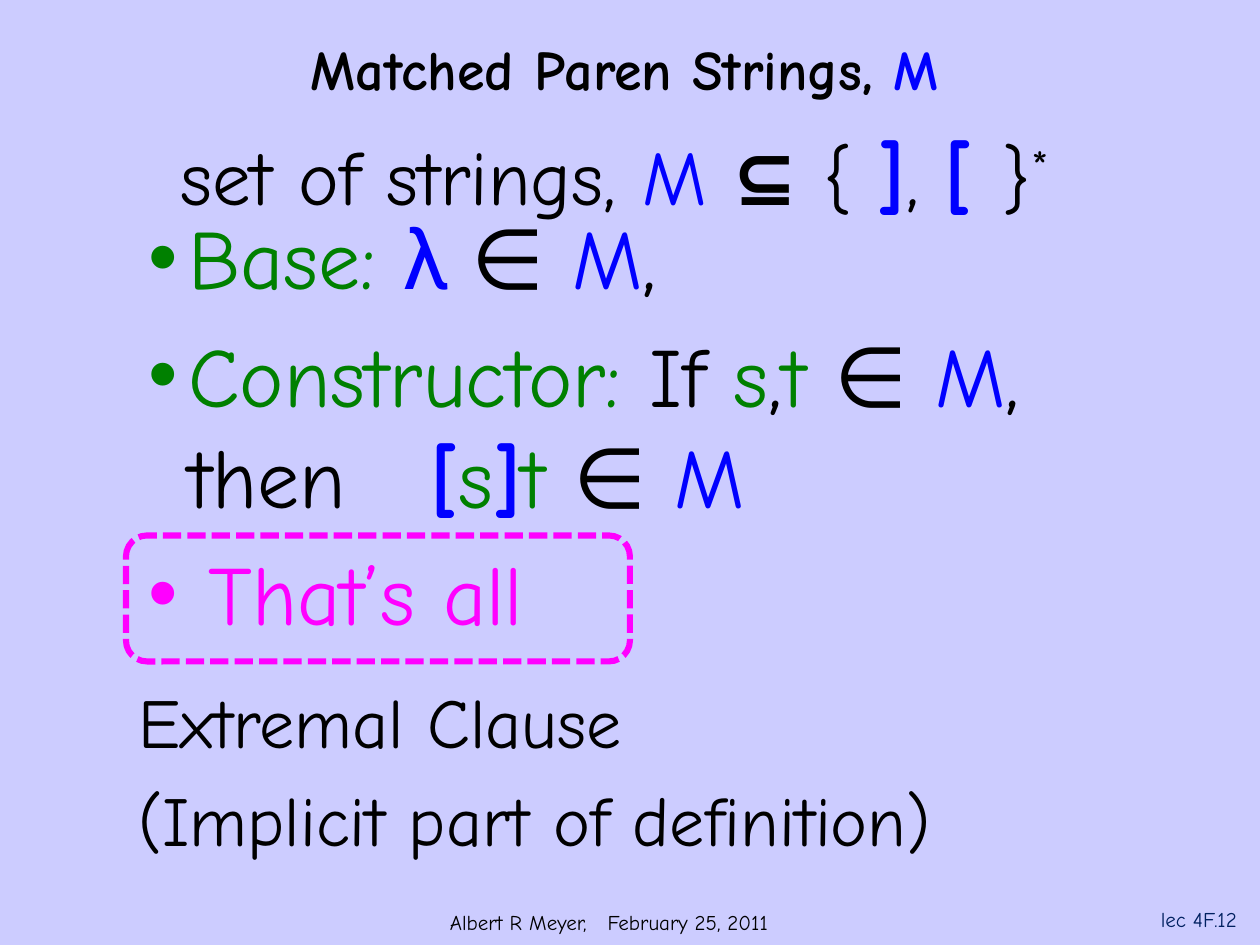
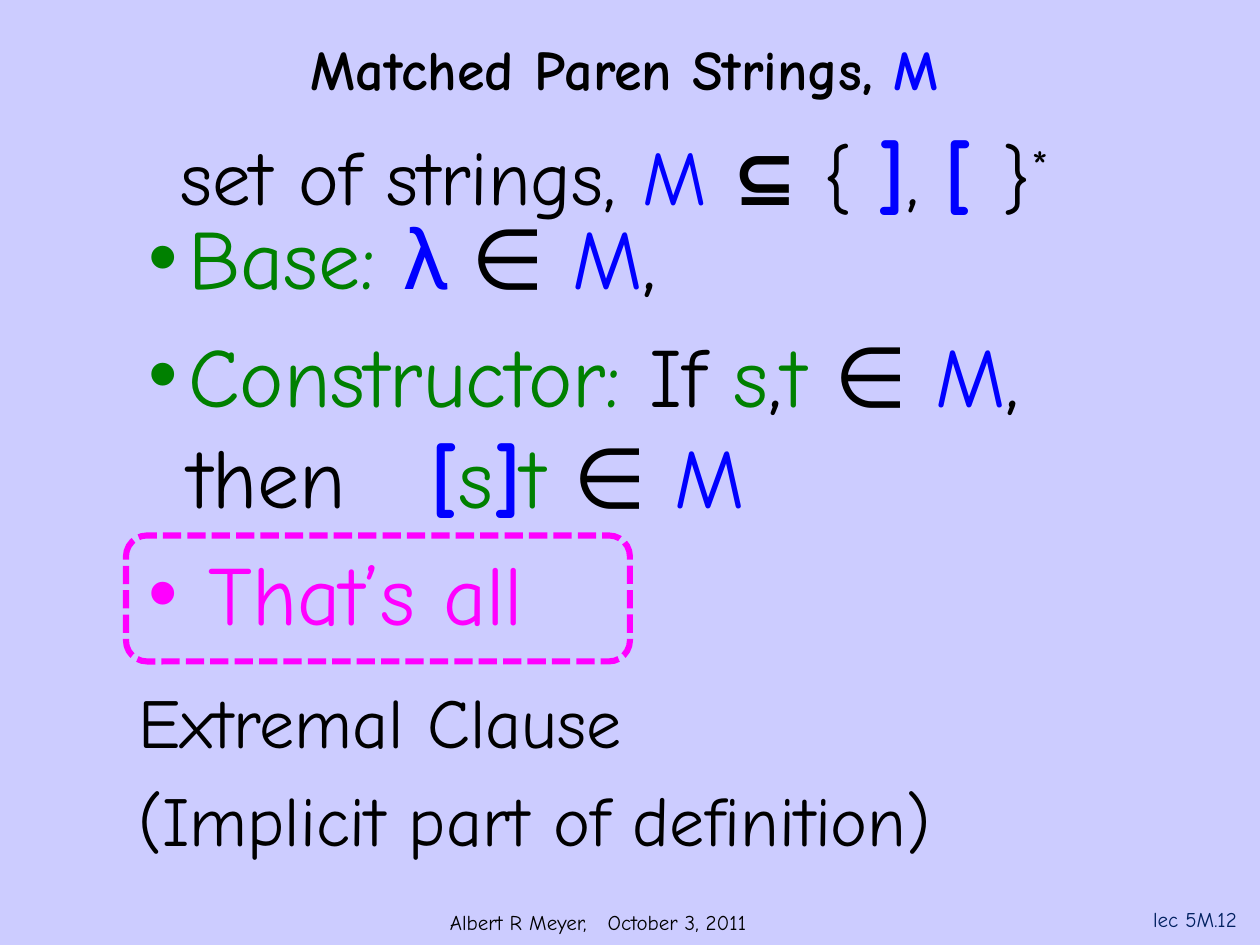
Before and after one commit to armeyer/mcs_web, a slide deck: slide 12 of fall11/slidesF11/slides5m.pptx. Drawn at 1260x945 pixels with LibreOffice and Linux fonts; fonts in the diff are those of the drawing; background and template pictures are left out. Boxes give left, top, right and bottom in pixels: in the first picture for what was removed or moved away, otherwise in the second. Text is boxed around its words. In the diff, an @@ line names an element or a change of style, - is before the commit and + after.

```diff
--- a/fall11/slidesF11/slides5m.pptx
+++ b/fall11/slidesF11/slides5m.pptx
@@ text at bbox=[450, 915, 746, 934]: text changed @@
-Albert R Meyer, February 25, 2011
+Albert R Meyer, October 3, 2011
@@ page number at bbox=[1153, 913, 1236, 927]: text changed @@
-lec 4F.12
+lec 5M.12
```
Also in this commit, not shown: 52 other slides changed.
